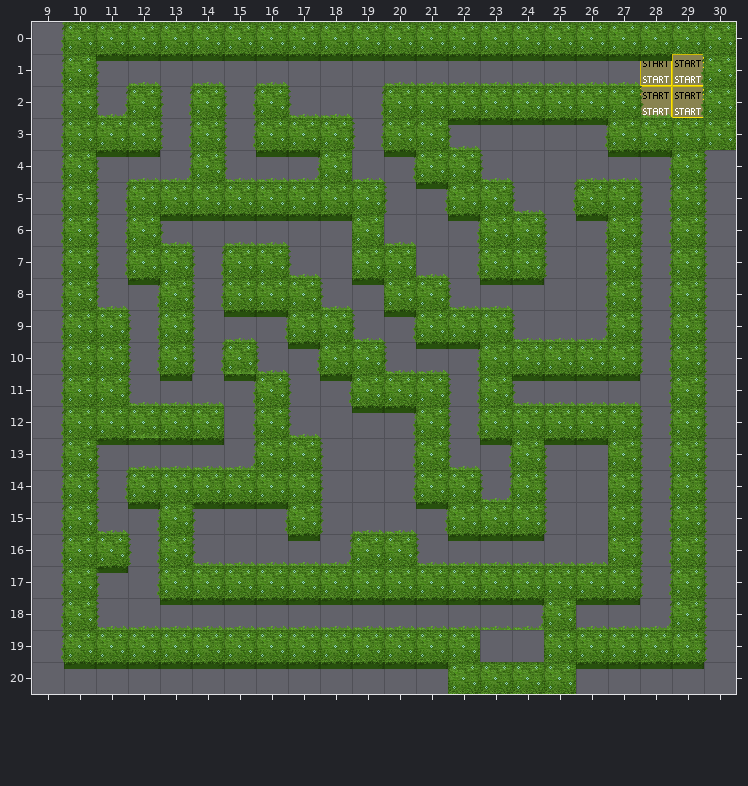
Tiled map (JSON), stored at audience_response_wa/labyrinth1.tmj. The picture above was drawn from the file before the commit.
Cells are 32x32 px. Shown: x 9..30, y 0..20.
New version:
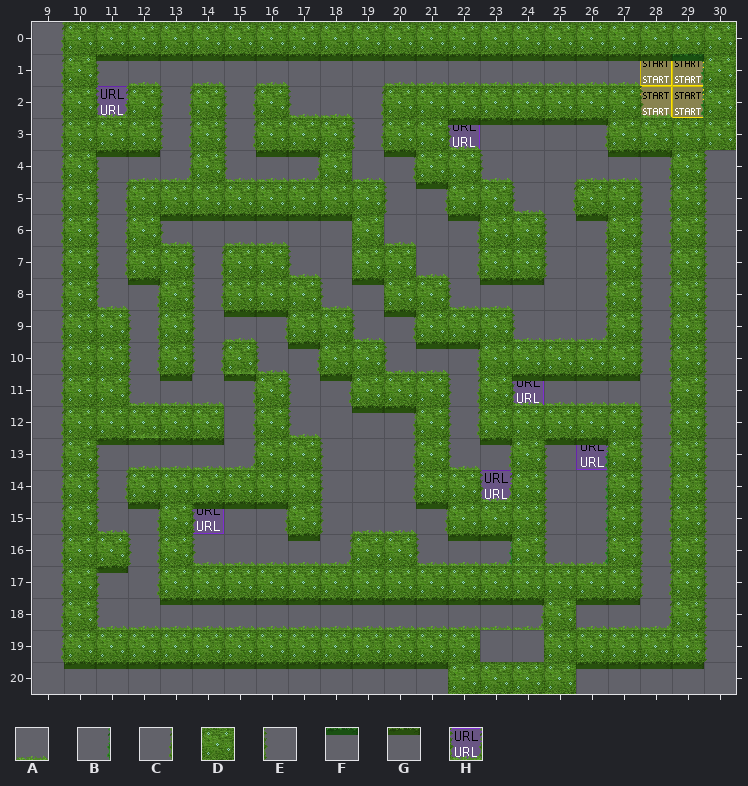
Key: from "WA_Exterior": A 435, B 456, C 459, D 460, E 461, F 482, G 485; from "WA_Special_Zones": H 8.
_ is an empty cell.
Tiles replaced or removed in this view: A, C, G.
Tiles of an added or newly shown layer are drawn over the layers below it.
See-through tiles are keyed as they look on the map.
Author's note on the commit: labyrinth mit zonen
What changed:
Changed rows in their new state; . is an unchanged cell.
Layer "Inofs" (now shown):
first column x 11:
 2 H...........
 3 ...........H
first column x 14:
11 ..........H..
13 ............H
14 .........H...
15 H............
Layer "walls/walls1":
first column x 24:
16 D
Layer "walls/randlinks":
first column x 29:
 1 B
 2 B
first column x 23:
13 ...B
14 ...B
15 ...B
16 B..B
Layer "walls/randunten":
first column x 29:
 1 F
first column x 24:
16 _
Layer "walls/randrechts":
first column x 25:
16 E
Where, in picture pixels (left, top, right, bottom), the same in both pictures:
changed: (672, 54, 704, 118)
added: (96, 86, 128, 117)
added: (448, 125, 480, 150)
added: (512, 381, 544, 406)
changed: (480, 438, 608, 565)
added: (192, 509, 224, 534)
